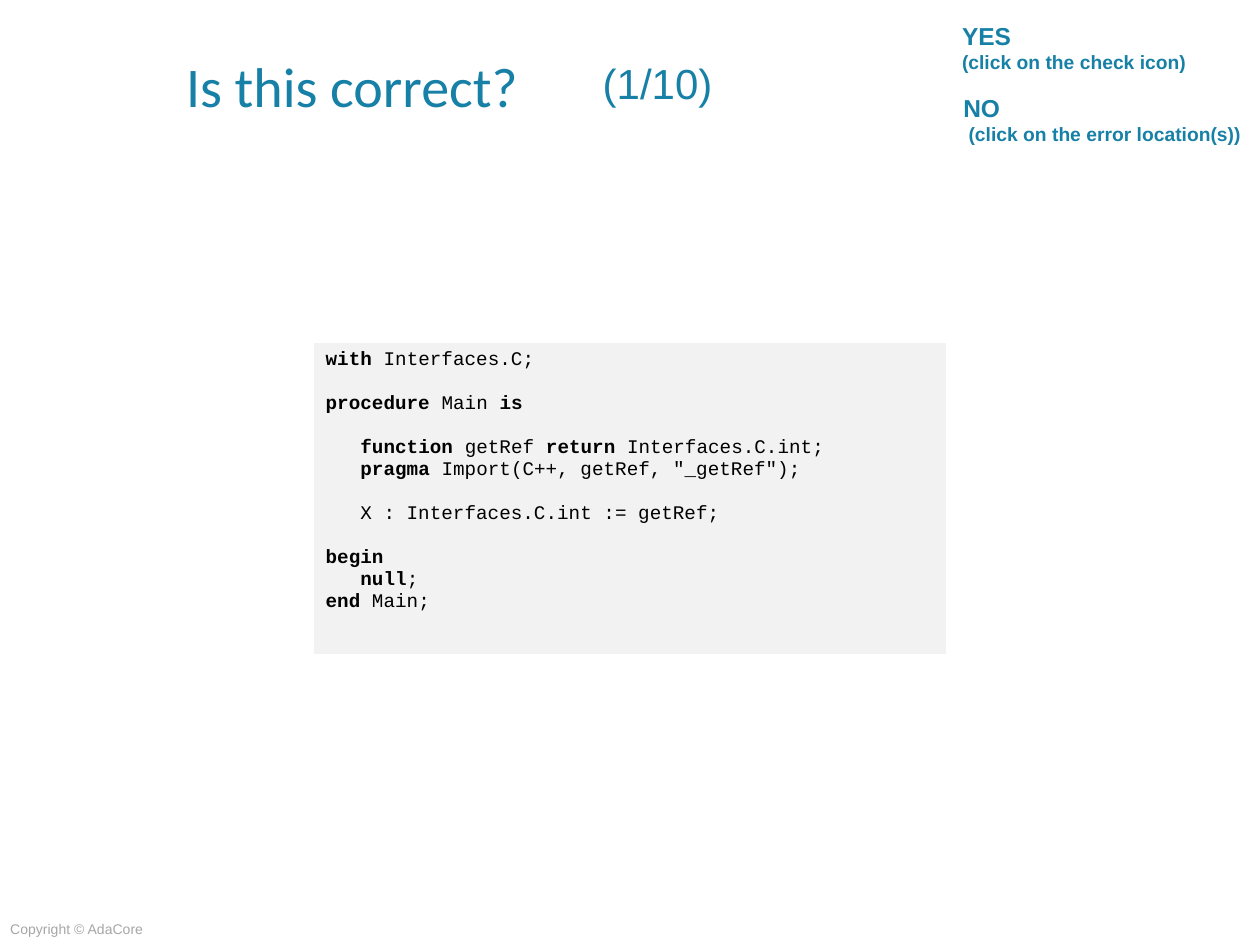
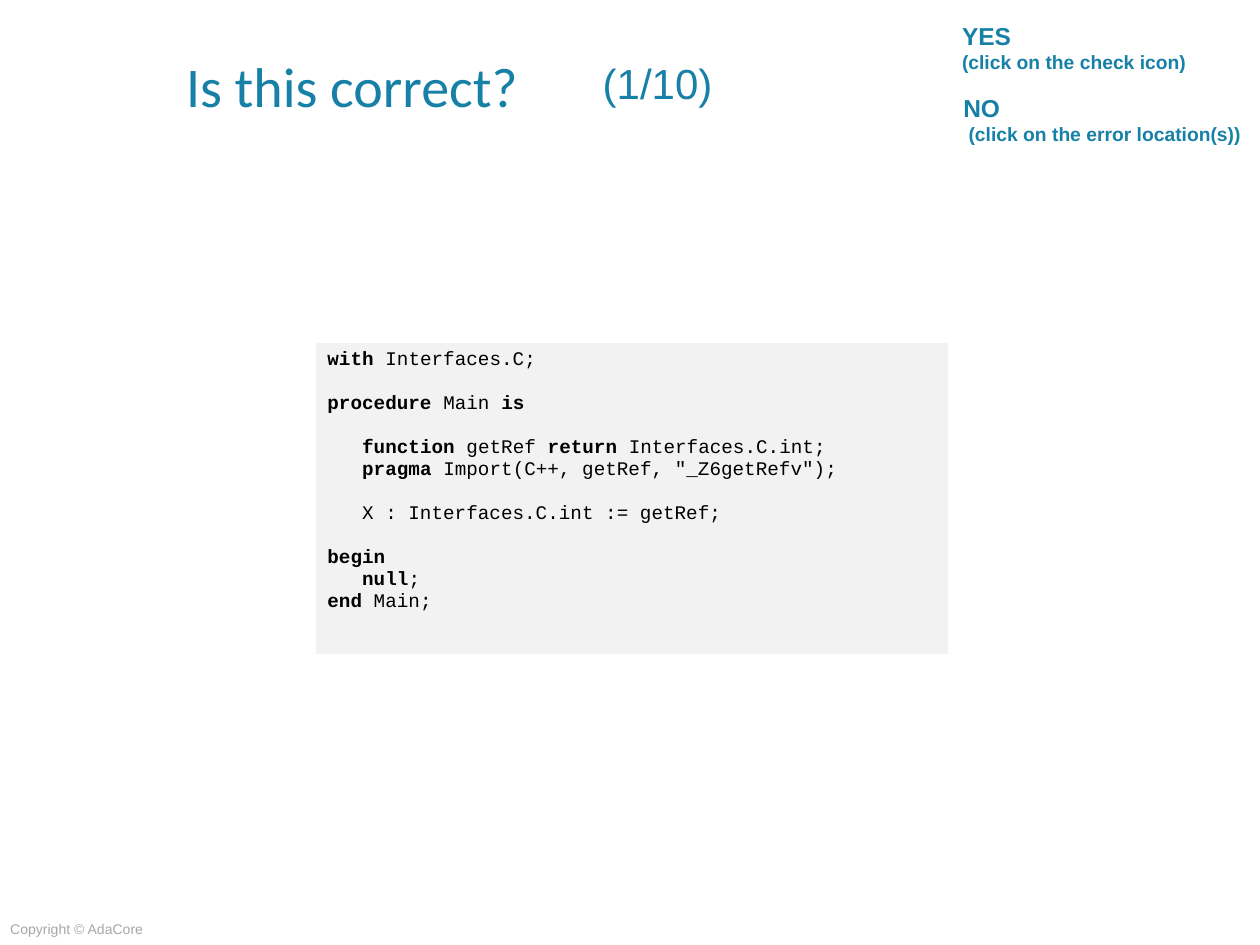
Before and after one commit to AdaCoreU/Courses, a slide deck: slide 21 of lectures/04_Mixed_Language_Programming_In_Ada/03_Ada_and_C++/Slides/03_Ada_and_C++.pptx. Drawn at 1260x945 pixels with LibreOffice and Linux fonts; fonts in the diff are those of the drawing; background and template pictures are left out. Boxes give left, top, right and bottom in pixels: in the first picture for what was removed or moved away, otherwise in the second. Text is boxed around its words. In the diff, an @@ line names an element or a change of style, - is before the commit and + after.

```diff
--- a/lectures/04_Mixed_Language_Programming_In_Ada/03_Ada_and_C++/Slides/03_Ada_and_C++.pptx
+++ b/lectures/04_Mixed_Language_Programming_In_Ada/03_Ada_and_C++/Slides/03_Ada_and_C++.pptx
@@ table at (x1=315, y1=343, x2=949, y2=655) @@
@@ row 1, column 1: "with Interfaces.C; / procedure Main is / function getRef return Interfaces.C.int; / pragma Import(C++, getRef, "_getRef"); / X : Interfaces.C.int := getRef; / begin / null; / end Main;" to "with Interfaces.C; / procedure Main is / function getRef return Interfaces.C.int; / pragma Import(C++, getRef, "_Z6getRefv"); / X : Interfaces.C.int := getRef; / begin / null; / end Main;" @@
```
Also in this commit, not shown: 4 other slides changed, 1 other file.
